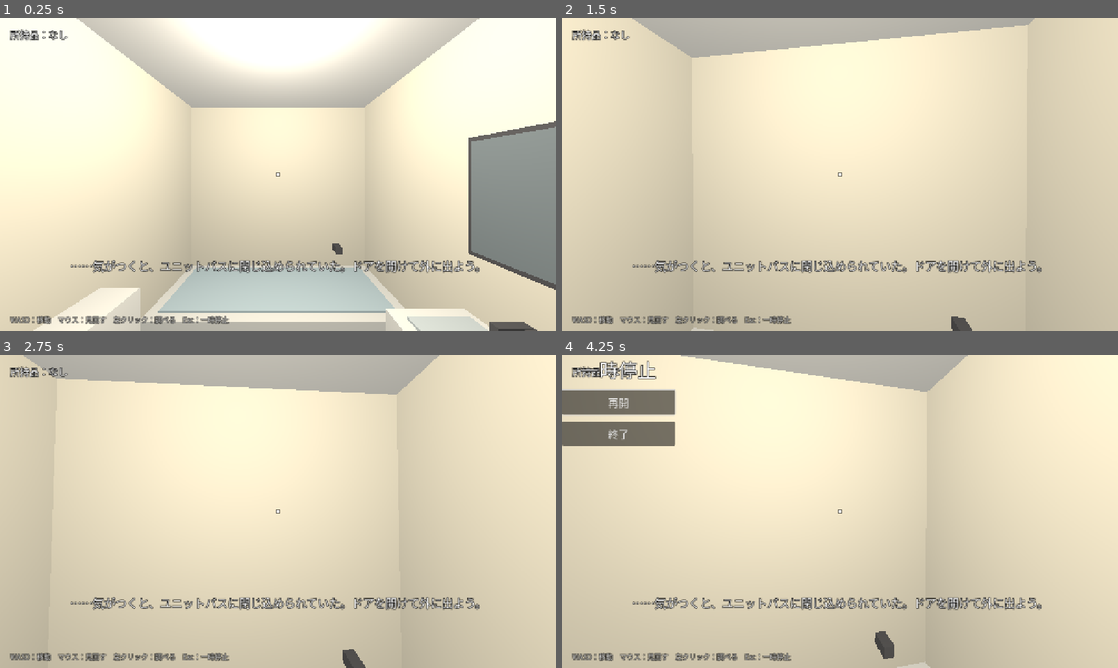
Above: before the commit, frames 1-4 (two rows, left to right).
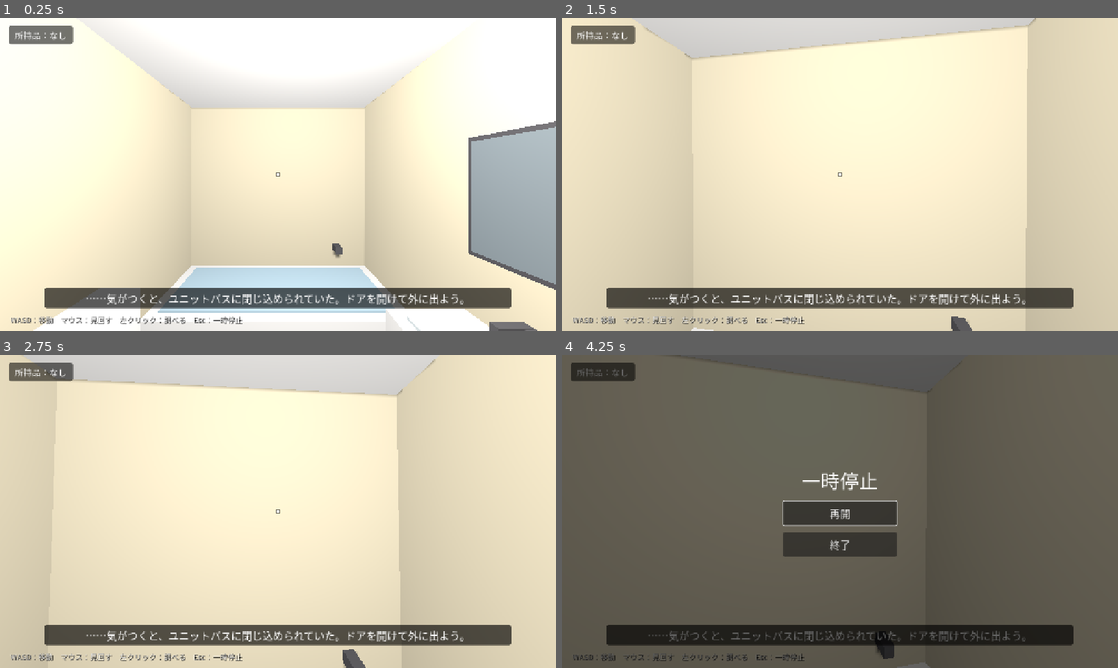
Above: after the commit, the same moments.

Repository: Ben-Kei-create/toireshelter
Game: Godot game, scene res://scenes/main.tscn
Two runs of this game, one before a commit and one after it. Both use one fixed random seed, a clock stepped at 60 frames per second and the inputs below.
Inputs (mouse positions are in pixels of both pictures, inside the frame that each line leads up to):
- Up to frame 1 (0.25 s): no input
- Up to frame 2 (1.5 s): tap Enter at 0.5 s; move the mouse to (867, 174) at 0.52 s; press the mouse at (867, 174) at 0.53 s; hold W (move_forward) from 0.53 s (still down); move the mouse to (812, 174) at 1.27 s; release the mouse at (812, 174) at 1.28 s; click (812, 174) at 1.35 s
- Up to frame 3 (2.75 s): keep holding W (move_forward); tap Space at 2 s; move the mouse to (289, 505) at 2.02 s; press the mouse at (289, 505) at 2.03 s
- Up to frame 4 (4.25 s): keep holding W (move_forward); tap Enter at 2.75 s; move the mouse to (834, 517) at 2.77 s; release the mouse at (834, 517) at 2.78 s; click (834, 517) at 2.85 s; tap Space at 3.5 s; move the mouse to (878, 514) at 3.52 s; press the mouse at (878, 514) at 3.53 s; tap Escape (pause) at 4.15 s

The runs differ from the first frame. In frame 1, 35% of the frame differs, in the area x 0-100%, y 0-100%; in frame 2, 19%; in frame 3, 19%; in frame 4, 97%.

Commit message:
TASK-02: re-cast interact ray on click, improve readability, fix menu layout
- player: try_interact() calls ray.force_raycast_update() so clicks use the
  current view instead of the last physics frame's cached hit
- room: ivory walls / dark grey floor / white fixtures, neutral light with one
  shadowed lamp; real-size cylindrical screwdriver with red-orange handle
- hud: translucent dark panels instead of heavy outlines, non-overlapping layout
- hud: pause/clear menus now fill the screen (were collapsed at top-left)
- tests/smoke_test.gd: headless regression test for aim, flow, pause, retry

Co-Authored-By: Claude Opus 5.5 <noreply@anthropic.com>

Diff:
--- a/scripts/hud.gd
+++ b/scripts/hud.gd
@@ -12,6 +12,8 @@
 ]
 
 var _root: Control
+var _prompt_panel: PanelContainer
+var _message_panel: PanelContainer
 var _prompt_label: Label
 var _message_label: Label
 var _inventory_label: Label
@@ -32,26 +34,42 @@
 	_root.theme = _make_theme()
 	add_child(_root)
 
+	# 配置（1280x720 基準、上から）：
+	#   所持品 … 左上
+	#   照準   … 画面中央
+	#   操作   … 照準の 28px 下（中央）
+	#   説明文 … 下端から 52px 上を底辺として上に伸びる（最大2〜3行）
+	#   操作案内 … 最下段（下端から 12〜40px）
 	_build_crosshair()
-	_prompt_label = _make_label(22, HORIZONTAL_ALIGNMENT_CENTER)
-	_prompt_label.name = "Prompt"
-	_place(_prompt_label, 0.0, 0.5, 1.0, 0.5, 0.0, 22.0, 0.0, 60.0)
-
-	_message_label = _make_label(26, HORIZONTAL_ALIGNMENT_CENTER)
-	_message_label.name = "Message"
+	_prompt_label = _make_label(20, HORIZONTAL_ALIGNMENT_CENTER)
+	_prompt_label.name = "PromptLabel"
+	_prompt_panel = _make_panel("Prompt", _prompt_label, 0.55)
+	_place(_prompt_panel, 0.5, 0.5, 0.5, 0.5, 0.0, 28.0, 0.0, 28.0)
+	_prompt_panel.grow_horizontal = Control.GROW_DIRECTION_BOTH
+	_prompt_panel.grow_vertical = Control.GROW_DIRECTION_END
+	_prompt_panel.visible = false
+
+	_message_label = _make_label(24, HORIZONTAL_ALIGNMENT_CENTER)
+	_message_label.name = "MessageLabel"
 	_message_label.autowrap_mode = TextServer.AUTOWRAP_WORD_SMART
-	_place(_message_label, 0.1, 1.0, 0.9, 1.0, 0.0, -190.0, 0.0, -110.0)
-	_message_label.visible = false
-
-	_inventory_label = _make_label(22, HORIZONTAL_ALIGNMENT_LEFT)
-	_inventory_label.name = "Inventory"
-	_place(_inventory_label, 0.0, 0.0, 0.5, 0.0, 24.0, 20.0, 0.0, 56.0)
+	_message_panel = _make_panel("Message", _message_label, 0.65)
+	_place(_message_panel, 0.08, 1.0, 0.92, 1.0, 0.0, -52.0, 0.0, -52.0)
+	_message_panel.grow_vertical = Control.GROW_DIRECTION_BEGIN
+	_message_panel.visible = false
+
+	_inventory_label = _make_label(20, HORIZONTAL_ALIGNMENT_LEFT)
+	_inventory_label.name = "InventoryLabel"
+	var inventory_panel := _make_panel("Inventory", _inventory_label, 0.55)
+	_place(inventory_panel, 0.0, 0.0, 0.0, 0.0, 20.0, 18.0, 20.0, 18.0)
 	set_inventory("")
 
-	_hint_label = _make_label(16, HORIZONTAL_ALIGNMENT_LEFT)
+	_hint_label = _make_label(17, HORIZONTAL_ALIGNMENT_LEFT)
 	_hint_label.name = "Hint"
 	_hint_label.text = "WASD：移動　マウス：見回す　左クリック：調べる　Esc：一時停止"
-	_hint_label.modulate = Color(1, 1, 1, 0.75)
+	_hint_label.add_theme_color_override("font_color", Color(1, 1, 1, 0.85))
+	_hint_label.add_theme_color_override("font_shadow_color", Color(0, 0, 0, 0.8))
+	_hint_label.add_theme_constant_override("shadow_offset_x", 1)
+	_hint_label.add_theme_constant_override("shadow_offset_y", 1)
 	_place(_hint_label, 0.0, 1.0, 1.0, 1.0, 24.0, -40.0, 0.0, -12.0)
 
 	_pause_menu = _make_menu("PauseMenu", "一時停止")
@@ -69,7 +87,7 @@
 	if _message_time_left > 0.0:
 		_message_time_left -= delta
 		if _message_time_left <= 0.0:
-			_message_label.visible = false
+			_message_panel.visible = false
 
 
 # ---------------------------------------------------------------- 公開API
@@ -80,13 +98,14 @@
 		# 日本語を読める時間：最低2.5秒、1文字あたり約0.12秒
 		seconds = maxf(2.5, 1.0 + text.length() * 0.12)
 	_message_label.text = text
-	_message_label.visible = true
+	_message_panel.visible = true
 	_message_time_left = seconds
 
 
 func set_prompt(text: String) -> void:
 	if _prompt_label.text != text:
 		_prompt_label.text = text
+		_prompt_panel.visible = not text.is_empty()
 
 
 func set_inventory(item_name: String) -> void:
@@ -104,7 +123,7 @@
 
 func show_clear() -> void:
 	set_prompt("")
-	_message_label.visible = false
+	_message_panel.visible = false
 	_message_time_left = 0.0
 	_hint_label.visible = false
 	_clear_menu.visible = true
@@ -142,9 +161,24 @@
 	label.mouse_filter = Control.MOUSE_FILTER_IGNORE
 	label.add_theme_font_size_override("font_size", font_size)
 	label.add_theme_color_override("font_color", Color(1, 1, 1))
-	label.add_theme_color_override("font_outline_color", Color(0, 0, 0))
-	label.add_theme_constant_override("outline_size", 6)
 	return label
+
+
+## 半透明の暗い背景つきパネルに label を入れる（強い縁取りの代わり）。
+func _make_panel(panel_name: String, label: Label, alpha: float) -> PanelContainer:
+	var style := StyleBoxFlat.new()
+	style.bg_color = Color(0.0, 0.0, 0.0, alpha)
+	style.set_corner_radius_all(6)
+	style.content_margin_left = 14.0
+	style.content_margin_right = 14.0
+	style.content_margin_top = 6.0
+	style.content_margin_bottom = 6.0
+	var panel := PanelContainer.new()
+	panel.name = panel_name
+	panel.mouse_filter = Control.MOUSE_FILTER_IGNORE
+	panel.add_theme_stylebox_override("panel", style)
+	panel.add_child(label)
+	return panel
 
 
 ## アンカーとオフセットを指定して _root に追加する。
@@ -167,13 +201,13 @@
 	overlay.color = Color(0, 0, 0, 0.6)
 	overlay.mouse_filter = Control.MOUSE_FILTER_STOP
 	_root.add_child(overlay)
-	overlay.set_anchors_preset(Control.PRESET_FULL_RECT)
+	overlay.set_anchors_and_offsets_preset(Control.PRESET_FULL_RECT)
 
 	var center := CenterContainer.new()
 	center.name = "Center"
 	center.mouse_filter = Control.MOUSE_FILTER_IGNORE
 	overlay.add_child(center)
-	center.set_anchors_preset(Control.PRESET_FULL_RECT)
+	center.set_anchors_and_offsets_preset(Control.PRESET_FULL_RECT)
 
 	var box := VBoxContainer.new()
 	box.name = "Box"
--- a/scripts/player.gd
+++ b/scripts/player.gd
@@ -65,9 +65,7 @@
 			# ウィンドウ外クリック等でマウスが外れていたら、まず掴み直すだけ
 			Input.mouse_mode = Input.MOUSE_MODE_CAPTURED
 			return
-		var target := get_focused()
-		if target:
-			interact_requested.emit(target)
+		try_interact()
 
 
 func _physics_process(delta: float) -> void:
@@ -88,10 +86,22 @@
 	move_and_slide()
 
 
+## クリック時の操作。視点を変えた直後でも、今の向きでレイを撃ち直してから判定する。
+func try_interact() -> void:
+	var target := get_focused(true)
+	if target:
+		interact_requested.emit(target)
+
+
 ## 照準の先にある「調べられる対象」を返す。なければ null。
 ## 壁など調べられない物に先に当たった場合も null（壁越しに操作できない）。
-func get_focused() -> Object:
-	if not controls_enabled or not ray.is_colliding():
+## force_update=false は前回の物理フレームの結果（表示用）。操作時は true で撃ち直す。
+func get_focused(force_update: bool = false) -> Object:
+	if not controls_enabled:
+		return null
+	if force_update:
+		ray.force_raycast_update()
+	if not ray.is_colliding():
 		return null
 	var collider := ray.get_collider()
 	if collider == null or not is_instance_valid(collider):
--- a/scripts/room.gd
+++ b/scripts/room.gd
@@ -22,6 +22,10 @@
 const DOOR_H := 1.9
 const DOOR_OPEN_DEG := -90.0
 
+const WALL_COLOR := Color(0.8, 0.77, 0.68)
+const FLOOR_COLOR := Color(0.33, 0.34, 0.35)
+const PORCELAIN_COLOR := Color(0.92, 0.92, 0.92)
+
 var spawn_position := Vector3(0.0, 0.05, 0.75)
 var door_pivot: Node3D
 var door_body: StaticBody3D
@@ -66,8 +70,8 @@
 	env.background_mode = Environment.BG_COLOR
 	env.background_color = Color(0.05, 0.05, 0.06)
 	env.ambient_light_source = Environment.AMBIENT_SOURCE_COLOR
-	env.ambient_light_color = Color(0.85, 0.85, 0.82)
-	env.ambient_light_energy = 0.45
+	env.ambient_light_color = Color(0.9, 0.9, 0.9)
+	env.ambient_light_energy = 0.35
 	var we := WorldEnvironment.new()
 	we.name = "WorldEnvironment"
 	we.environment = env
@@ -75,11 +79,13 @@
 
 	var room_light := OmniLight3D.new()
 	room_light.name = "RoomLight"
-	room_light.position = Vector3(0.0, 2.05, 0.0)
-	room_light.light_color = Color(1.0, 0.96, 0.88)
-	room_light.light_energy = 1.3
+	# 少し入口寄りに置き、設備の手前側の面を照らして奥・下に影を落とす（影はこの1灯だけ）
+	room_light.position = Vector3(0.15, 2.05, 0.35)
+	room_light.light_color = Color(1.0, 0.98, 0.95)
+	room_light.light_energy = 0.85
 	room_light.omni_range = 4.0
-	room_light.shadow_enabled = false
+	room_light.shadow_enabled = true
+	room_light.shadow_bias = 0.03
 	add_child(room_light)
 
 	var hall_light := OmniLight3D.new()
@@ -99,8 +105,9 @@
 	shell.name = "Shell"
 	add_child(shell)
 
-	var wall_mat := _mat("wall", Color(0.9, 0.88, 0.82))
-	var floor_mat := _mat("floor", Color(0.55, 0.6, 0.64), 0.6)
+	# 壁：薄いアイボリー／床：少し暗いグレー／設備：白（PORCELAIN）で明度差をつける
+	var wall_mat := _mat("wall", WALL_COLOR)
+	var floor_mat := _mat("floor", FLOOR_COLOR, 0.6)
 	var ceil_mat := _mat("ceiling", Color(0.95, 0.95, 0.95))
 
 	var outer_w := ROOM_W + WALL_T * 2.0
@@ -160,8 +167,8 @@
 	var body: StaticBody3D = f[1]
 	var size := Vector3(ROOM_W, 0.55, 0.75)
 	var center := Vector3(0, size.y * 0.5, -ROOM_D * 0.5 + size.z * 0.5)
-	_mesh_box(visual, size, center, _mat("porcelain", Color(0.96, 0.96, 0.95), 0.3))
-	_mesh_box(visual, Vector3(size.x - 0.16, 0.02, size.z - 0.16), Vector3(0, size.y + 0.001, center.z), _mat("tub_inner", Color(0.78, 0.86, 0.9), 0.3))
+	_mesh_box(visual, size, center, _mat("porcelain", PORCELAIN_COLOR, 0.3))
+	_mesh_box(visual, Vector3(size.x - 0.16, 0.02, size.z - 0.16), Vector3(0, size.y + 0.001, center.z), _mat("tub_inner", Color(0.7, 0.8, 0.86), 0.3))
 	# 蛇口
 	_mesh_box(visual, Vector3(0.06, 0.06, 0.12), Vector3(0.6, 0.75, -ROOM_D * 0.5 + 0.06), _mat("metal", Color(0.75, 0.75, 0.78), 0.25, 0.8))
 	_shape_box(body, size, center)
@@ -172,7 +179,7 @@
 	var f := _fixture("Toilet", "toilet")
 	var visual: Node3D = f[0]
 	var body: StaticBody3D = f[1]
-	var porcelain := _mat("porcelain", Color(0.96, 0.96, 0.95), 0.3)
+	var porcelain := _mat("porcelain", PORCELAIN_COLOR, 0.3)
 	var wx := -ROOM_W * 0.5
 	var tank_size := Vector3(0.2, 0.45, 0.4)
 	var tank_center := Vector3(wx + 0.1, 0.7, 0.0)
@@ -180,7 +187,7 @@
 	var bowl_center := Vector3(wx + 0.35, 0.2, 0.0)
 	_mesh_box(visual, tank_size, tank_center, porcelain)
 	_mesh_box(visual, bowl_size, bowl_center, porcelain)
-	_mesh_box(visual, Vector3(0.46, 0.04, 0.38), Vector3(wx + 0.36, 0.42, 0.0), _mat("seat", Color(0.88, 0.88, 0.86), 0.4))
+	_mesh_box(visual, Vector3(0.46, 0.04, 0.38), Vector3(wx + 0.36, 0.42, 0.0), _mat("seat", Color(0.86, 0.86, 0.86), 0.4))
 	_mesh_box(visual, Vector3(0.06, 0.02, 0.03), Vector3(wx + 0.17, 0.88, 0.14), _mat("metal", Color(0.75, 0.75, 0.78), 0.25, 0.8))
 	_shape_box(body, tank_size, tank_center)
 	_shape_box(body, bowl_size, bowl_center)
@@ -191,7 +198,7 @@
 	var f := _fixture("Sink", "sink")
 	var visual: Node3D = f[0]
 	var body: StaticBody3D = f[1]
-	var porcelain := _mat("porcelain", Color(0.96, 0.96, 0.95), 0.3)
+	var porcelain := _mat("porcelain", PORCELAIN_COLOR, 0.3)
 	var metal := _mat("metal", Color(0.75, 0.75, 0.78), 0.25, 0.8)
 	var wx := ROOM_W * 0.5
 	var basin_size := Vector3(0.38, 0.15, 0.5)
@@ -221,15 +228,25 @@
 	# 洗面台の下の床。照準で狙いやすいよう、判定を見た目より少し大きくしている
 	driver_node = Node3D.new()
 	driver_node.name = "Screwdriver"
-	driver_node.position = Vector3(ROOM_W * 0.5 - 0.3, 0.02, 0.05)
+	# 実寸：柄 長さ10cm・直径3.2cm、軸 長さ11cm・直径6mm。床に寝かせ、柄の下端が床に接する
+	driver_node.position = Vector3(ROOM_W * 0.5 - 0.3, 0.0, 0.05)
 	driver_node.rotation.y = deg_to_rad(25.0)
 	add_child(driver_node)
 
 	var visual := Node3D.new()
 	visual.name = "Visual"
 	driver_node.add_child(visual)
-	_mesh_box(visual, Vector3(0.1, 0.035, 0.035), Vector3(-0.04, 0.0, 0.0), _mat("handle", Color(0.95, 0.75, 0.1), 0.5))
-	_mesh_box(visual, Vector3(0.11, 0.01, 0.01), Vector3(0.065, 0.0, 0.0), _mat("metal", Color(0.75, 0.75, 0.78), 0.25, 0.8))
+	var handle_r := 0.016
+	var axis_y := handle_r   # 柄の中心の高さ
+	# 柄は床の灰色・設備の白と区別できる赤橙。洗面台の影でも見えるよう弱く自己発光させる
+	var handle_mat := _mat("handle", Color(0.92, 0.22, 0.05), 0.5)
+	handle_mat.emission_enabled = true
+	handle_mat.emission = Color(0.92, 0.22, 0.05)
+	handle_mat.emission_energy_multiplier = 0.25
+	_mesh_cylinder_x(visual, handle_r, 0.1, Vector3(-0.05, axis_y, 0.0), handle_mat)
+	_mesh_cylinder_x(visual, handle_r + 0.001, 0.015, Vector3(-0.07, axis_y, 0.0), _mat("grip", Color(0.08, 0.08, 0.08), 0.8))
+	_mesh_cylinder_x(visual, handle_r + 0.001, 0.015, Vector3(-0.03, axis_y, 0.0), _mat("grip", Color(0.08, 0.08, 0.08), 0.8))
+	_mesh_cylinder_x(visual, 0.003, 0.11, Vector3(0.055, axis_y, 0.0), _mat("metal", Color(0.75, 0.75, 0.78), 0.25, 0.8))
 
 	var area := Area3D.new()
 	area.name = "Pickup"
@@ -321,6 +338,23 @@
 	return mi
 
 
+## X 軸方向に寝かせた円柱（ドライバーの柄・軸用）。
+func _mesh_cylinder_x(parent: Node, radius: float, length: float, center: Vector3, material: Material) -> MeshInstance3D:
+	var cyl := CylinderMesh.new()
+	cyl.top_radius = radius
+	cyl.bottom_radius = radius
+	cyl.height = length
+	cyl.radial_segments = 16
+	cyl.rings = 1
+	var mi := MeshInstance3D.new()
+	mi.mesh = cyl
+	mi.material_override = material
+	mi.position = center
+	mi.rotation.z = deg_to_rad(90.0)
+	parent.add_child(mi)
+	return mi
+
+
 func _shape_box(body: CollisionObject3D, size: Vector3, center: Vector3) -> void:
 	var shape := BoxShape3D.new()
 	shape.size = size
--- /dev/null
+++ b/tests/smoke_test.gd
@@ -0,0 +1,107 @@
+extends SceneTree
+## ヘッドレス自動検証（実キーボード・マウスの操作確認の代わりにはならない）。
+## 実行: Godot --headless --path . --script res://tests/smoke_test.gd
+## 照準判定・取得→修理→脱出→再プレイ・一時停止/再開を、スクリプトから直接呼び出して確認する。
+
+var _failures := 0
+
+
+func _initialize() -> void:
+	_run()
+
+
+func _run() -> void:
+	change_scene_to_file("res://scenes/main.tscn")
+	await _frames(10)
+	var main := current_scene
+	var player = main.player
+	var room = main.room
+	var driver_pos: Vector3 = room.driver_node.global_position
+
+	# --- 照準：対象から視点を外して即クリック（物理フレームを挟まない）
+	player.global_position = Vector3(0.2, 0.0, 0.3)
+	await _frames(3)
+	_aim(player, driver_pos)
+	await physics_frame
+	await physics_frame
+	_check(player.get_focused() != null, "照準を合わせると表示用の判定にドライバーが入る")
+	_aim(player, driver_pos + Vector3(-1.5, 1.2, 0.0))   # 視点を外す
+	_check(player.get_focused() != null, "（再現）視点変更直後は表示用キャッシュが古い対象を返す")
+	player.try_interact()
+	_check(not main.has_driver, "視点を外した直後のクリックでは拾わない")
+
+	# --- 壁越しの遮断：右の壁の外から狙う
+	var saved: Vector3 = player.global_position
+	player.global_position = Vector3(1.25, 0.0, 0.05)
+	_aim(player, driver_pos)
+	player.try_interact()
+	_check(not main.has_driver, "壁越しには拾えない")
+	player.global_position = saved
+
+	# --- 照準を合わせてクリックすると拾える
+	_aim(player, driver_pos)
+	player.try_interact()
+	_check(main.has_driver, "照準を合わせたクリックで拾える")
+	await _frames(2)
+
+	# --- ドア修理
+	var door_pos: Vector3 = room.door_pivot.global_position + Vector3(0.35, 0.95, 0.0)
+	player.global_position = Vector3(0.0, 0.0, 0.5)
+	await _frames(3)
+	_aim(player, door_pos)
+	player.try_interact()
+	_check(main.door_open, "ドライバー所持でドアを直せる")
+
+	# --- 一時停止・再開
+	main._pause()
+	_check(paused and main.paused, "一時停止でツリーが止まる")
+	var menu_size: Vector2 = main.hud._pause_menu.size
+	_check(menu_size.x >= 640.0 and menu_size.y >= 360.0, "一時停止メニューが全画面に広がる (%s)" % menu_size)
+	main._resume()
+	_check(not paused and not main.paused, "再開でツリーが動く")
+
+	# --- 出口通過
+	await _seconds(1.4)
+	for i in 120:
+		player.velocity = Vector3.ZERO
+		player.global_position = player.global_position.move_toward(Vector3(0.0, 0.05, 2.4), 0.03)
+		await physics_frame
+		if main.cleared:
+			break
+	_check(main.cleared, "廊下に出るとクリアになる")
+
+	# --- 再プレイ
+	main._retry()
+	await _frames(10)
+	var main2 := current_scene
+	_check(main2 != main and not main2.has_driver and not main2.door_open and not main2.cleared,
+			"「もう一度」で初期状態に戻る")
+	_check(main2.room.driver_node != null, "再プレイ後にドライバーが元の位置にある")
+
+	print("SMOKE TEST: %s (%d failure(s))" % ["PASS" if _failures == 0 else "FAIL", _failures])
+	quit(1 if _failures > 0 else 0)
+
+
+func _aim(player: Node3D, point: Vector3) -> void:
+	# マウス操作と同じく、本体の yaw とカメラの pitch を変える
+	var eye: Vector3 = player.global_position + Vector3(0.0, player.EYE_HEIGHT, 0.0)
+	var d := point - eye
+	player.rotation.y = atan2(-d.x, -d.z)
+	var pitch := atan2(d.y, Vector2(d.x, d.z).length())
+	player._pitch = pitch
+	player.camera.rotation.x = pitch
+
+
+func _check(ok: bool, label: String) -> void:
+	print(("  OK   " if ok else "  FAIL ") + label)
+	if not ok:
+		_failures += 1
+
+
+func _frames(n: int) -> void:
+	for i in n:
+		await process_frame
+
+
+func _seconds(t: float) -> void:
+	await create_timer(t).timeout
Not shown, added: tests/smoke_test.gd.uid
Not shown, changed: README.md
